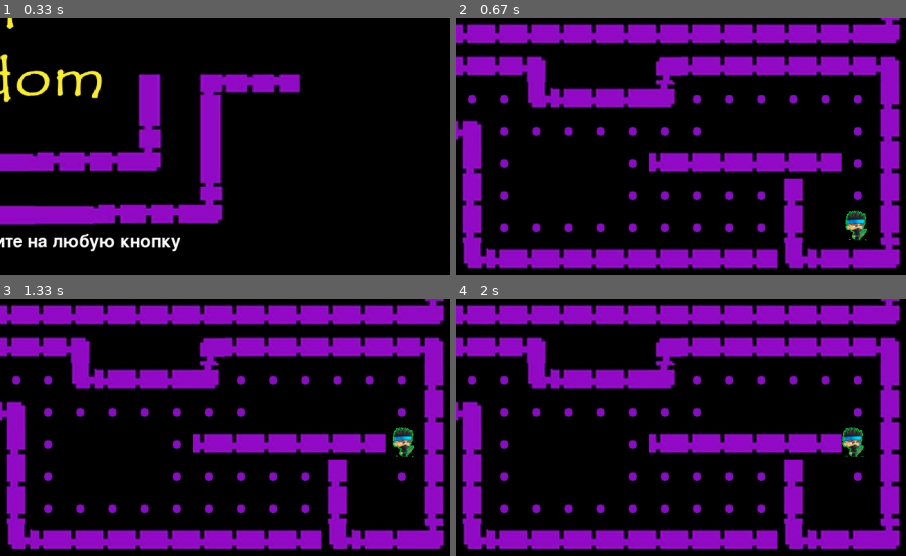
Above: before the commit, frames 1-4 (two rows, left to right).
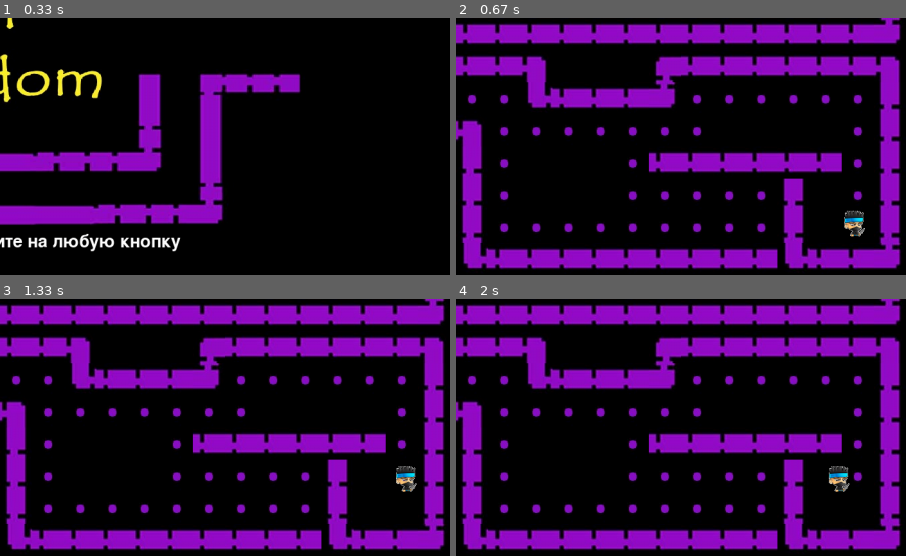
Above: after the commit, the same moments.

Repository: AidarKa05/PyGame-project
Game: pygame game, started from main.py
Same seed, same stepped clock (60 frames per second), same inputs: the game is played once before the commit and once after it.
Inputs:
- Up to frame 1 (0.33 s): no input
- Up to frame 2 (0.67 s): hold Right from 0.33 s (still down)
- Up to frame 3 (1.33 s): release Right at 0.8 s; hold Up 0.83-1.13 s; hold Right from 1.17 s (still down)
- Up to frame 4 (2 s): release Right at 1.63 s; hold Left from 1.67 s (still down)
The pictures show only the part of the screen within x 50-100%, y 50-100%; the shares and areas given below are measured in that part.

Frame 1 is identical in both runs. In frame 2, 0.4% of the frame differs, in the area x 86-92%, y 74-87%; in frame 3, 0.8%, in the area x 87-93%, y 49-76%; in frame 4, 0.8%.

Commit message:
Third commit

Diff:
--- a/main.py
+++ b/main.py
@@ -2,7 +2,7 @@
 import sys
 import os
 
-FPS = 30
+FPS = 50
 clock = pygame.time.Clock()
 
 size = WIDTH, HEIGHT = 1400, 800
@@ -83,7 +83,7 @@
     'fon': load_image('fon_map.jpg'),
     'empty': load_image('block.jpg')
 }
-player_image = load_image('player.png', -1)
+player_image = load_image('nplayer.png', -1)
 
 tile_width = tile_height = 50
 
@@ -174,16 +174,16 @@
                 running = False
             elif event.type == pygame.KEYDOWN:
                 if event.key == pygame.K_RIGHT:
-                    player.speedx = 5
+                    player.speedx = 2
                     player.speedy = 0
                 if event.key == pygame.K_LEFT:
-                    player.speedx = -5
+                    player.speedx = -2
                     player.speedy = 0
                 if event.key == pygame.K_UP:
-                    player.speedy = -5
+                    player.speedy = -2
                     player.speedx = 0
                 if event.key == pygame.K_DOWN:
-                    player.speedy = 5
+                    player.speedy = 2
                     player.speedx = 0
         screen.fill(pygame.Color('black'))
         all_sprites.draw(screen)
